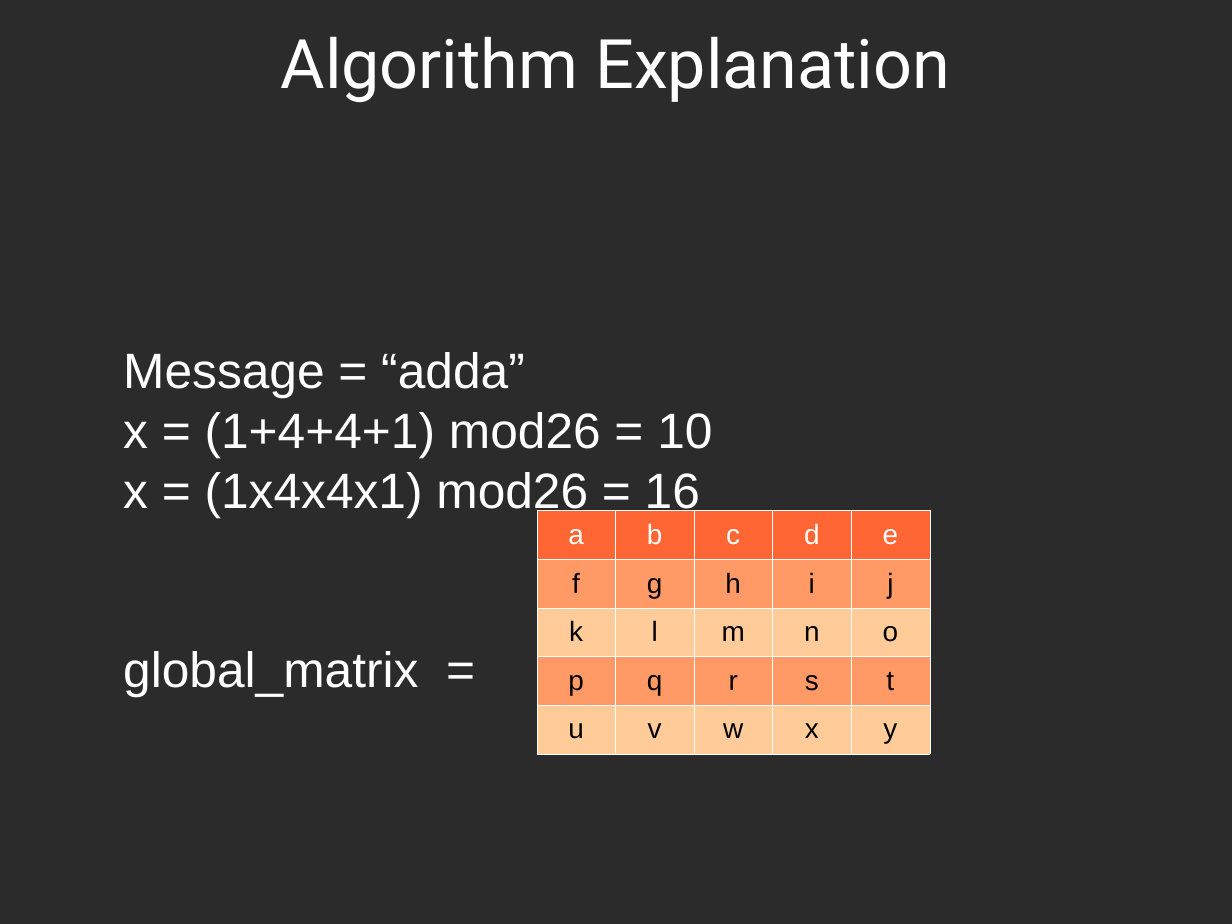
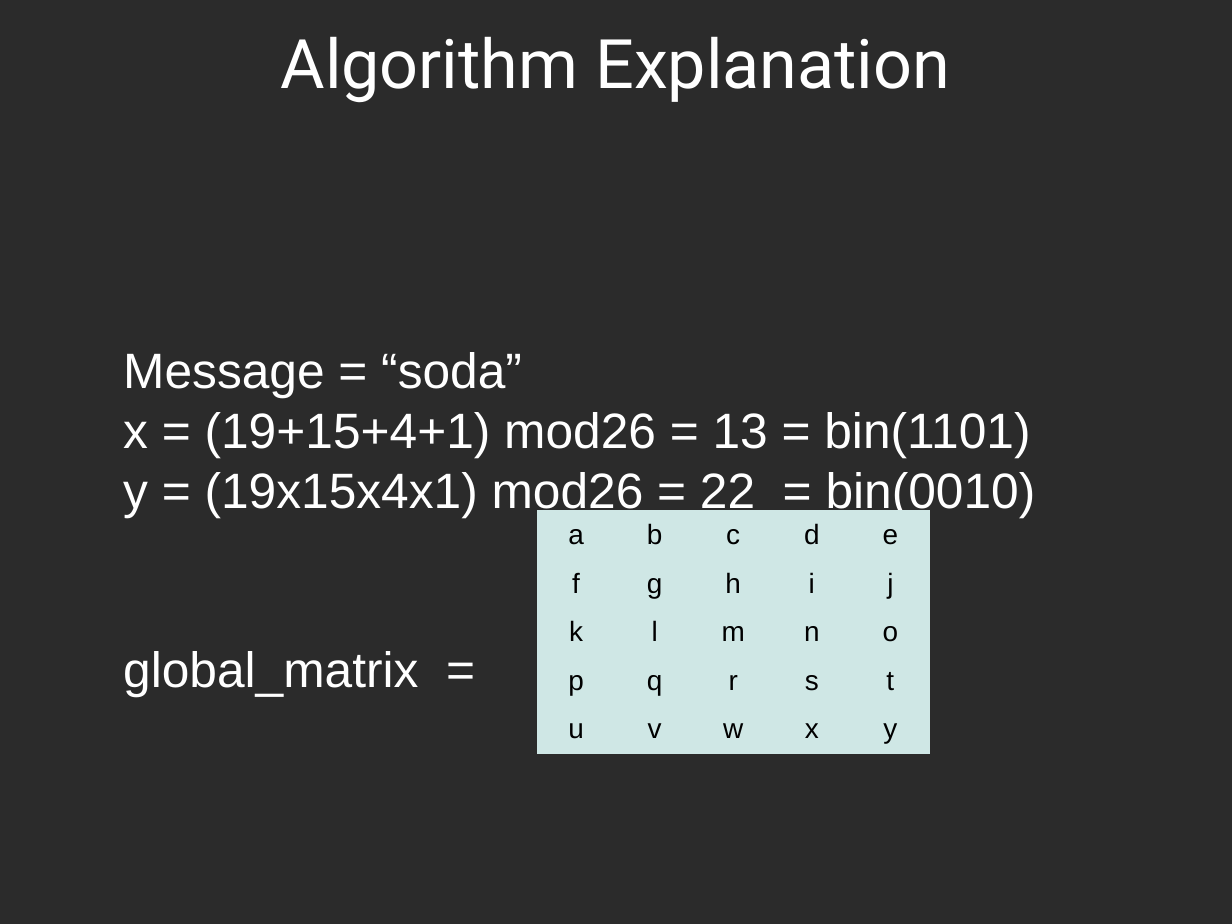
Before and after one commit to istipistii/Two-Key-Transposition-Encryption, a slide deck: slide 6 of topic presentation.odp. Drawn at 1232x924 pixels with LibreOffice and Linux fonts; fonts in the diff are those of the drawing; background and template pictures are left out; a plain dark background stands for a picture behind light text. Boxes give left, top, right and bottom in pixels: in the first picture for what was removed or moved away, otherwise in the second. Text is boxed around its words. In the diff, an @@ line names an element or a change of style, - is before the commit and + after.

```diff
--- a/topic presentation.odp
+++ b/topic presentation.odp
@@ subtitle at (x1=123, y1=352, x2=1036, y2=517): text changed @@
-Message = “adda”
-x = (1+4+4+1) mod26 = 10
-x = (1x4x4x1) mod26 = 16
+Message = “soda”
+x = (19+15+4+1) mod26 = 13 = bin(1101)
+y = (19x15x4x1) mod26 = 22 = bin(0010)
@@ table at (x1=537, y1=511, x2=928, y2=755) @@
@@ fill #FF6633 to #CFE7E5 in row 1 @@
@@ fill #FF9966 to #CFE7E5 in 10 cells @@
@@ fill #FFCC99 to #CFE7E5 in 10 cells @@
@@ text colour #FFFFFF to #000000 in "a", "b", "c", "d" and 1 more places @@
@@ borders changed @@
```
Also in this commit, not shown: 4 other slides changed, 5 slides added, 2 slides removed, 2 other files.
